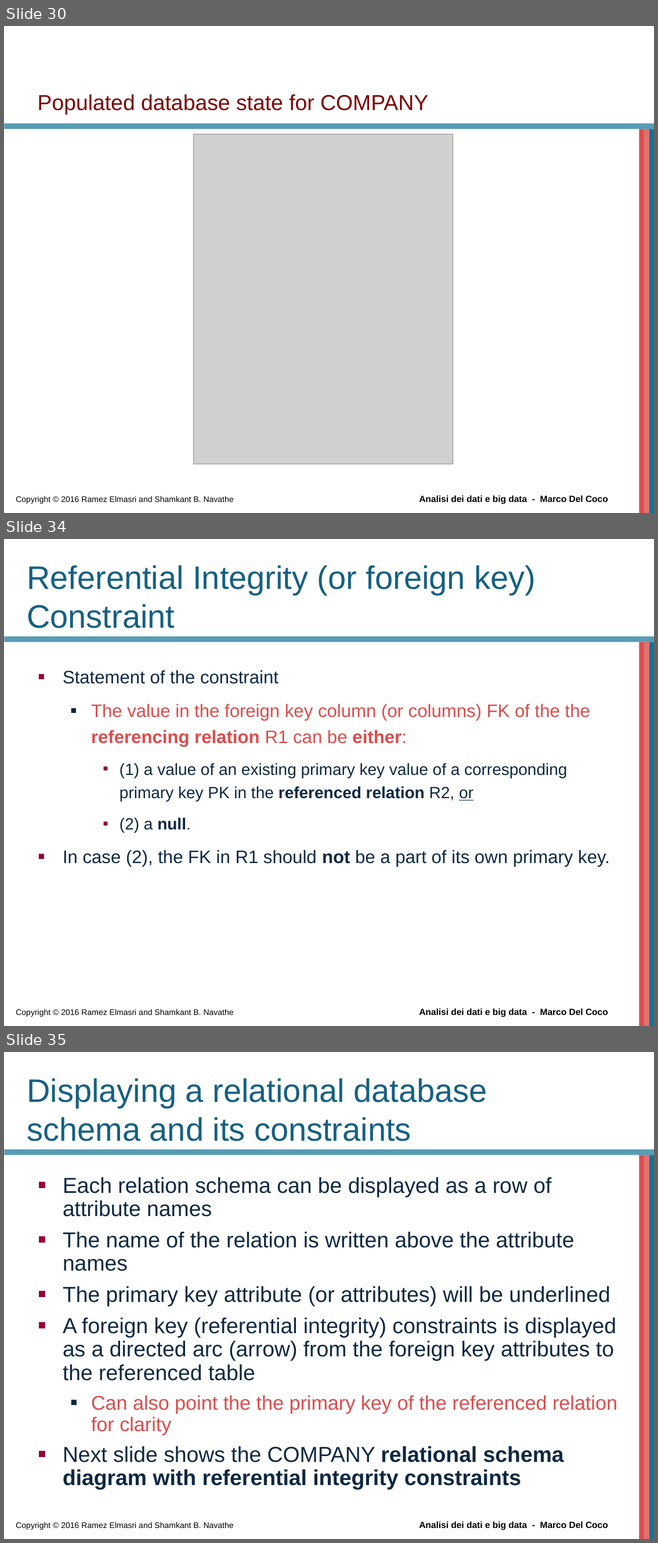
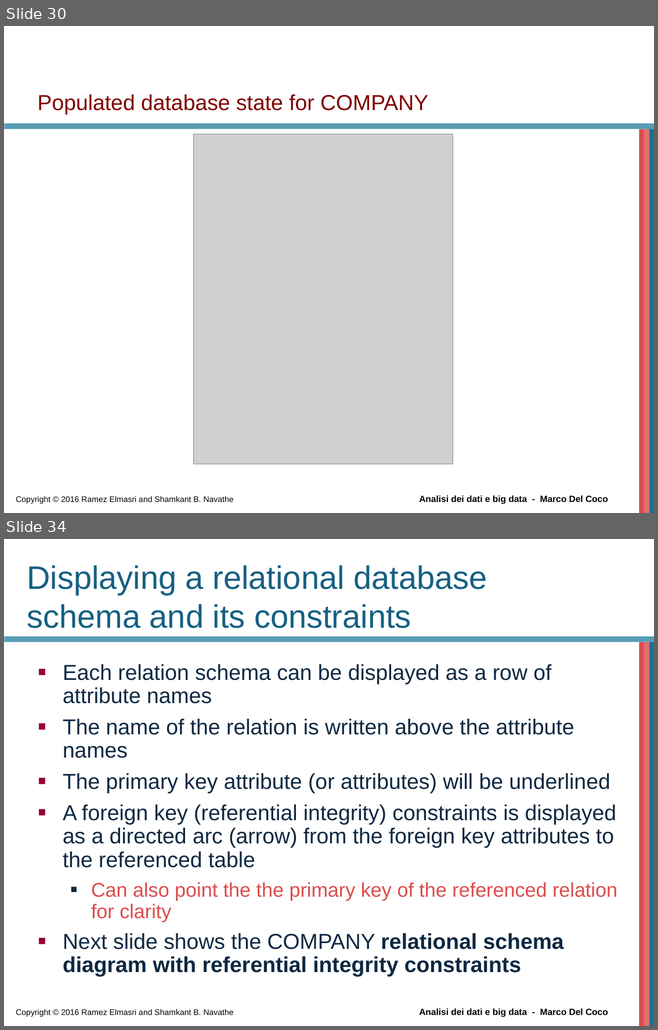
Before and after one commit to beppe2hd/AnalisiDati_BigData, a slide deck: materials/Chapter05.ppt. Shown one above the other, each under a label of ours: slides 30, 34 and 35 before the commit, slides 30 and 34 after it; the slides between them are not shown. The pictures are 658x1543 and 658x1030 pixels, drawn with LibreOffice and Linux fonts; fonts in the diff are those of the drawing; grey boxes stand for pictures; background and template pictures are left out. Boxes give left, top, right and bottom in pixels: in the first picture for what was removed or moved away, otherwise in the second. Text is boxed around its words. In the diff, an @@ line names an element or a change of style, - is before the commit and + after.

```diff
--- a/materials/Chapter05.ppt
+++ b/materials/Chapter05.ppt
@@ slide 34 removed at (x1=4, y1=539, x2=654, y2=1026), background #FFFFFF; not listed: 6 template elements that a slide beside it also shows @@
@@ title removed at (x1=27, y1=565, x2=535, y2=628) @@
-Referential Integrity (or foreign key)
-Constraint
@@ text removed at (x1=63, y1=670, x2=610, y2=867) @@
-■ Statement of the constraint
-  ■ The value in the foreign key column (or columns) FK of the the referencing relation R1 can be either:
-    ■ (1) a value of an existing primary key value of a corresponding primary key PK in the referenced relation R2, or
-    ■ (2) a null.
-■ In case (2), the FK in R1 should not be a part of its own primary key.
@@ what was slide 35 is now slide 34 @@
```
Also in this commit, not shown: 4 slides changed, 1 other file.
